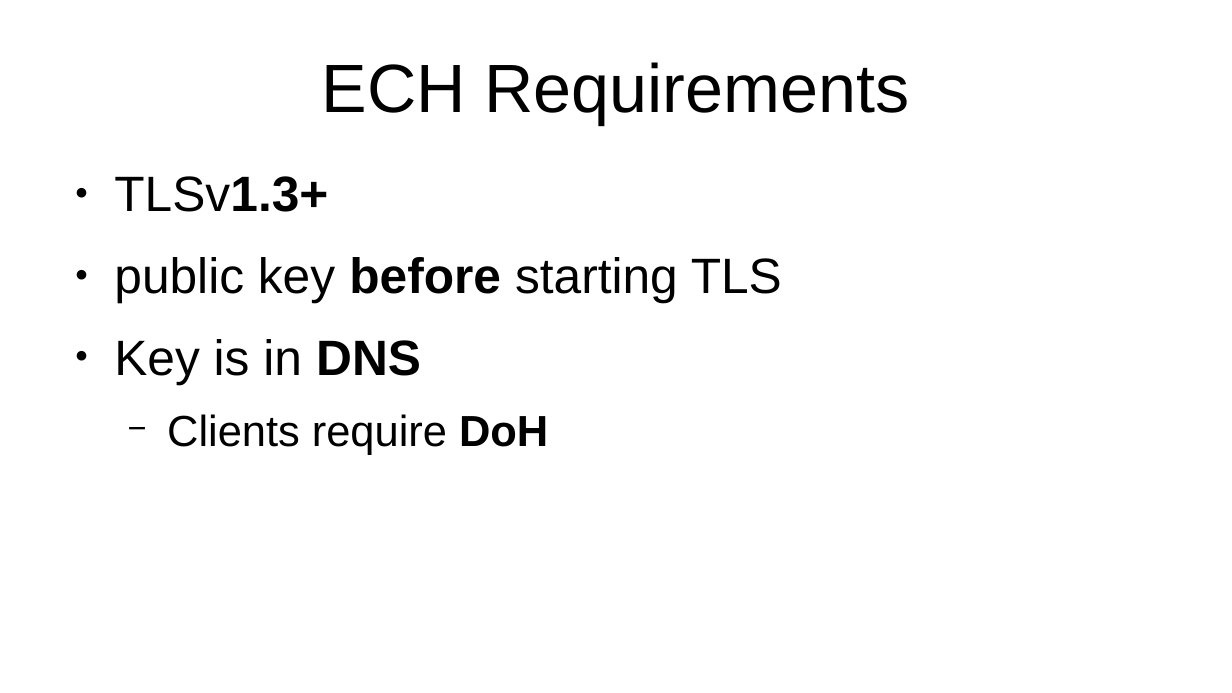
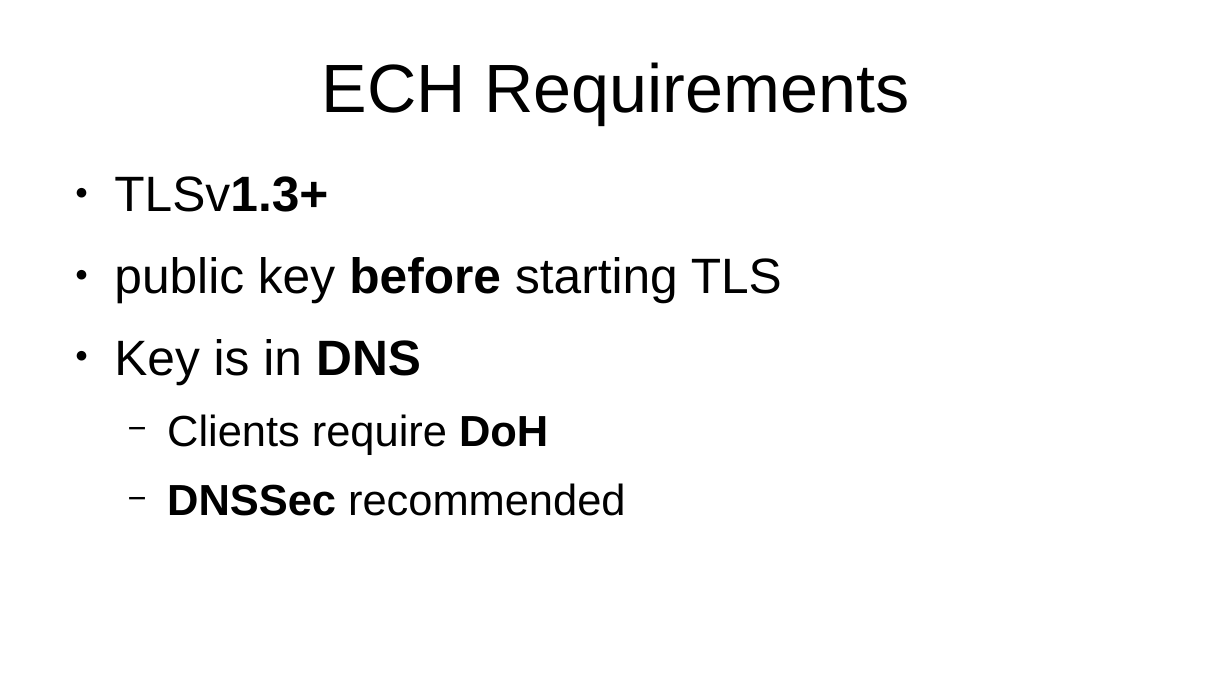
Before and after one commit to certtools/defo-security-analysis, a slide deck: slide 4 of stammtisch/presentation.odp. Drawn at 1232x693 pixels with LibreOffice and Linux fonts; fonts in the diff are those of the drawing. Boxes give left, top, right and bottom in pixels: in the first picture for what was removed or moved away, otherwise in the second. Text is boxed around its words. In the diff, an @@ line names an element or a change of style, - is before the commit and + after.

```diff
--- a/stammtisch/presentation.odp
+++ b/stammtisch/presentation.odp
@@ text at (167, 483, 626, 516): paragraph added @@
+  − DNSSec recommended
```
Also in this commit, not shown: 1 other slide changed, 2 slides added, 2 slides removed.
